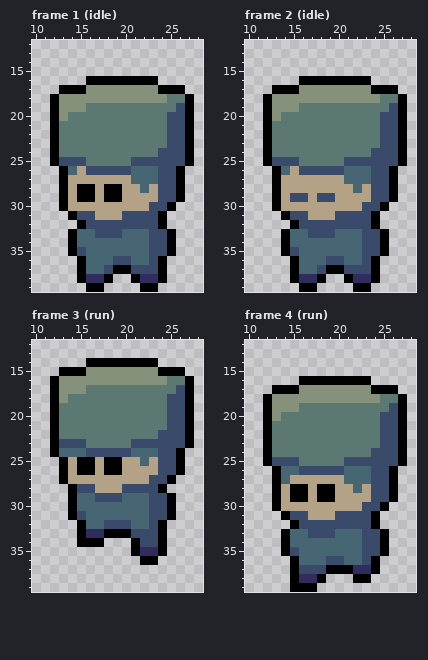
File history of a pixel-art file, assets/sprites/player/soldier/soldier.aseprite. That is the earlier state.
40x40 pixels, 6 frames. Shown: frame 1 (idle): x 10..28, y 12..39; frame 2 (idle): x 10..28, y 12..39; frame 3 (run): x 10..28, y 12..39; frame 4 (run): x 10..28, y 12..39. The commit also changed other frames, which this record leaves out.
After:
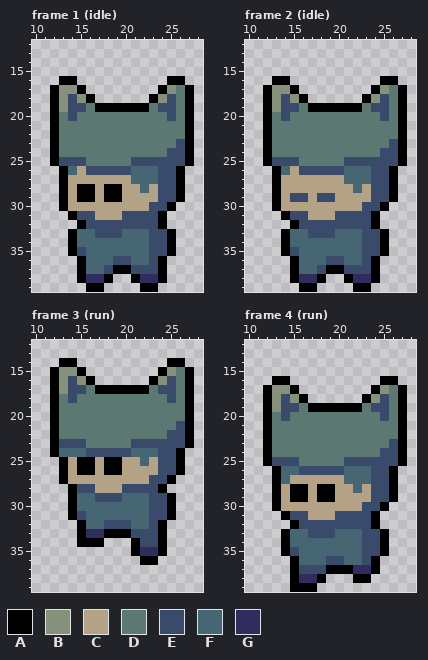
Palette (. is transparent): A #000000  B #85917a  C #b3a286  D #5c7873  E #3a4a6b  F #466673  G #302c5e
From old to new:
layer "hat" added
Changed rows in their new state; - is an unchanged pixel.
Frame 1 (idle), layers "hat", "Layer 2":
first column x 12:
16 -AA-........-AA-
17 ABB-........-BDA
18 --E-A......A-E--
19 --EE-AAAAAA-EED-
20 -DE-----------D-
21 -------------DD-
22 -------------DD-
23 -------------D--
24 ------------D---
Frame 2 (idle), layers "hat", "Layer 2": the same change as frame 1 (idle)
Frame 3 (run), layers "hat", "Layer 2":
first column x 12:
14 -AA-........-AA-
15 ABB-........-BDA
16 --E-A......A-E--
17 --EE-AAAAAA-EED-
18 -DE-----------D-
19 -------------DD-
20 -------------DD-
21 -------------D--
22 ------------D---
Frame 4 (run), layers "hat", "Layer 2": the same change as frame 1 (idle)
Boxes around the changes in both pictures, in picture pixels (x1, y1, x2, y2):
changed: (50, 76, 194, 157)
changed: (263, 76, 407, 157)
changed: (50, 358, 194, 439)
changed: (263, 376, 407, 457)
